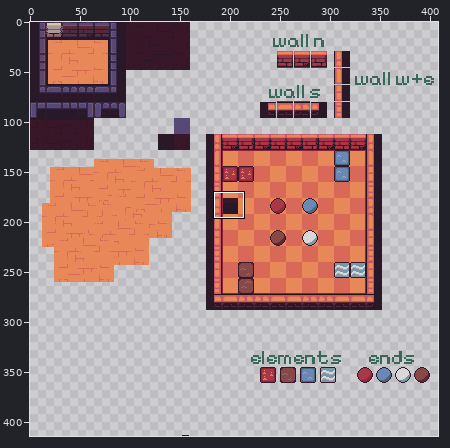
Edited in one commit: pixel-art file (art/Dungeon_Tileset.aseprite). The picture above shows the old version from afar; the outline marks the close-up.
Close-up. Before the edit:
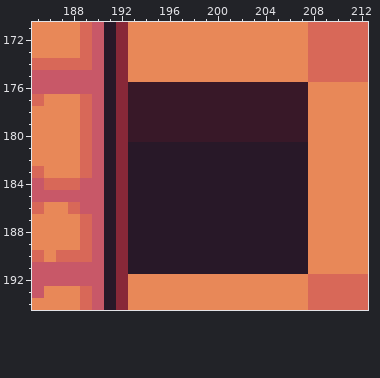
500x414 pixels, 1 frame. Shown: x 185..212, y 171..194. The wide view leaves out empty margins.
Now the later version:
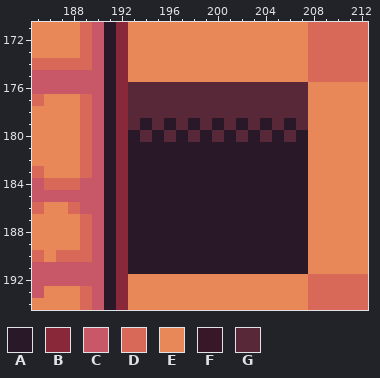
Palette (. is transparent): A #281828  B #882838  C #c85868  D #d86858  E #e88858  F #381828  G #582838
Changes in this commit:
Changed rows in their new state; - is an unchanged pixel.
Layer "objects":
first column x 193:
176 GGGGGGGGGGGGGGG
177 GGGGGGGGGGGGGGG
178 GGGGGGGGGGGGGGG
179 GAGAGAGAGAGAGAG
180 AGAGAGAGAGAGAGA
